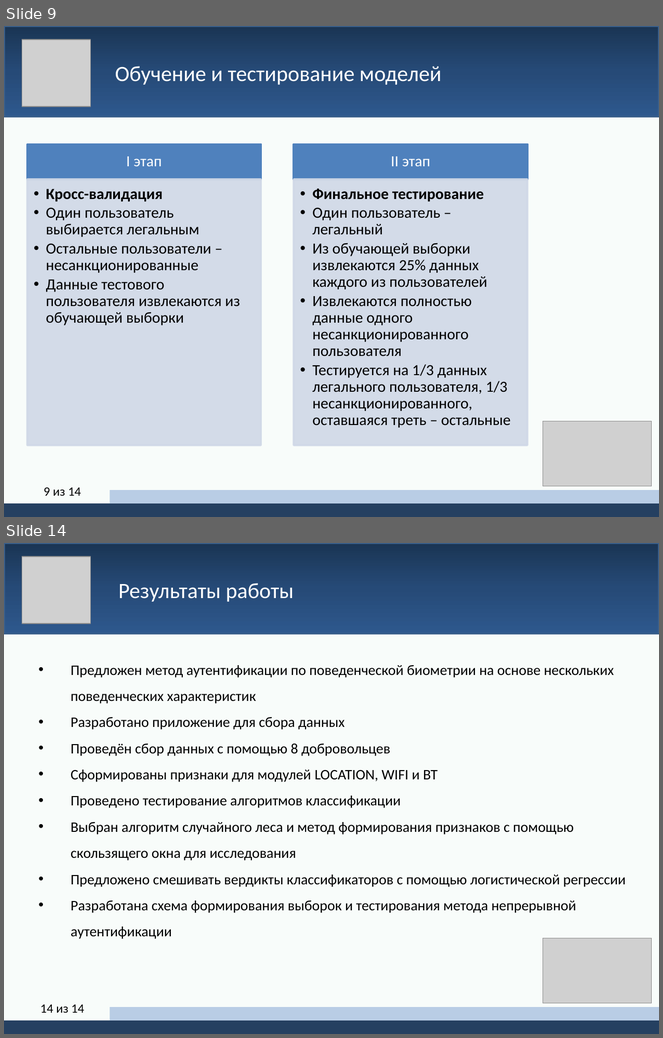
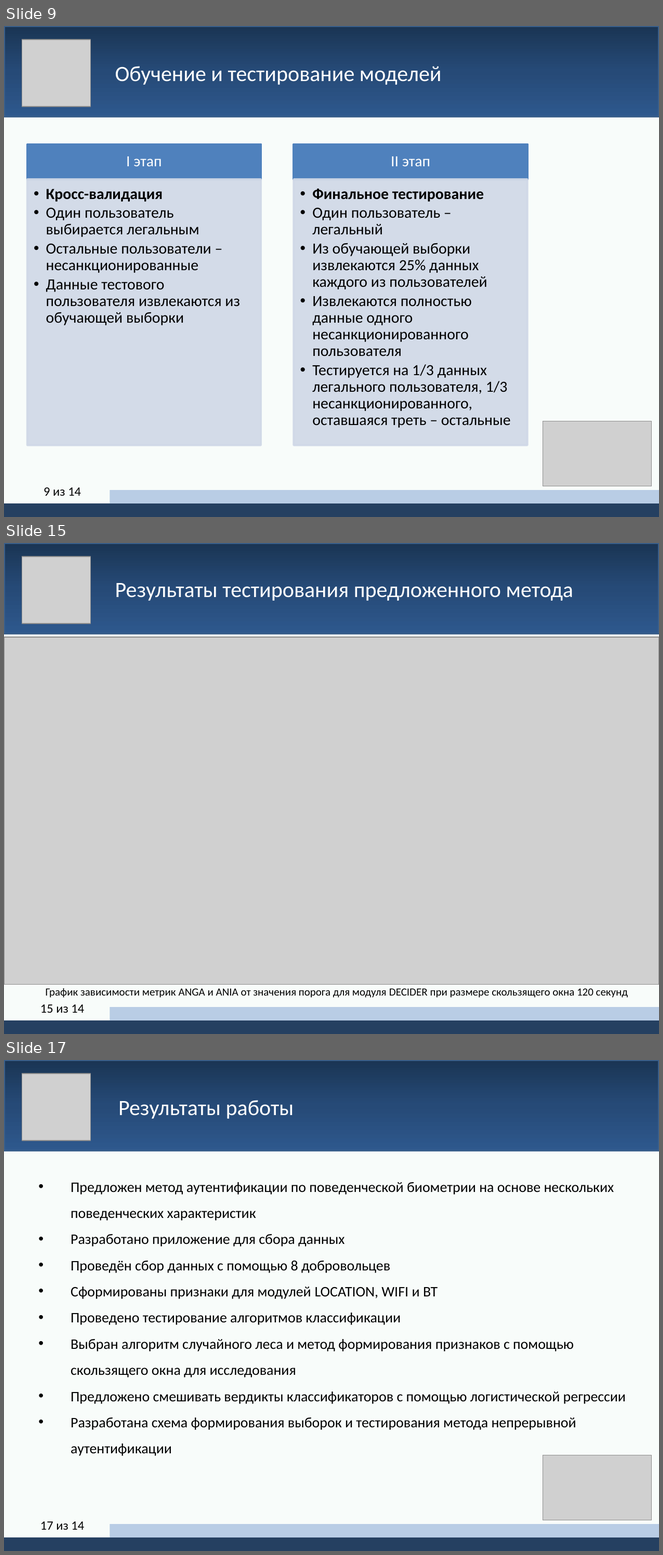
Before and after one commit to yerseg/bachelor_thesis, a slide deck: thesis_presentation.pptx. Shown one above the other, each under a label of ours: slides 9 and 14 before the commit, slides 9, 15 and 17 after it; the slides between them are not shown. The pictures are 663x1038 and 663x1555 pixels, drawn with LibreOffice and Linux fonts; fonts in the diff are those of the drawing; grey boxes stand for pictures. Boxes give left, top, right and bottom in pixels: in the first picture for what was removed or moved away, otherwise in the second. Text is boxed around its words. In the diff, an @@ line names an element or a change of style, - is before the commit and + after.

```diff
--- a/thesis_presentation.pptx
+++ b/thesis_presentation.pptx
@@ slide 15 added at (4,543,659,1034), background #FFFFFF @@
@@ rectangle added at (4,543,659,634), fill gradient #1B3554 to #274B78 to #2E598E, outline #3A5F8C 2 pt @@
@@ picture added at (22,557,91,624) @@
@@ text added at (115,583,573,601), 24 pt, text #FFFFFF @@
+Результаты тестирования предложенного метода
@@ rectangle added at (4,634,659,1034), fill #F8FCFA @@
@@ picture added at (4,637,659,984) @@
@@ text added at (46,988,628,998), 12 pt, text #000000 @@
+График зависимости метрик ANGA и ANIA от значения порога для модуля DECIDER при размере скользящего окна 120 секунд
@@ page number added at (40,1005,84,1013), 14 pt, text #000000 @@
+15 из 14
@@ rectangle added at (110,1007,659,1021), fill #B9CDE5 @@
@@ rectangle added at (4,1021,659,1034), fill #254061 @@
@@ what was slide 14 is now slide 17 @@
@@ page number at (40,1522,84,1530): text changed @@
-14 из 14
+17 из 14
```
Also in this commit, not shown: 9 slides changed, 2 other slides added.
